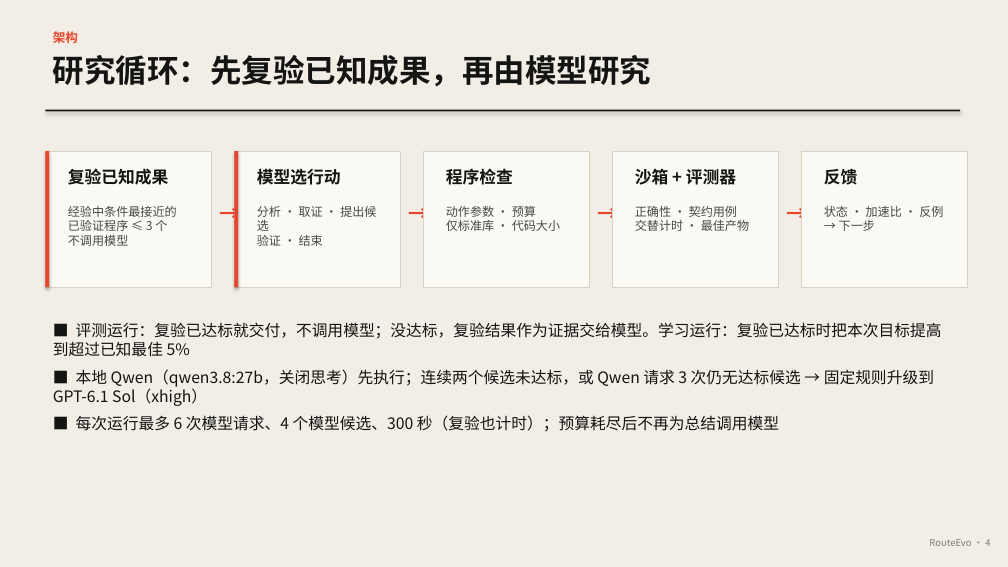
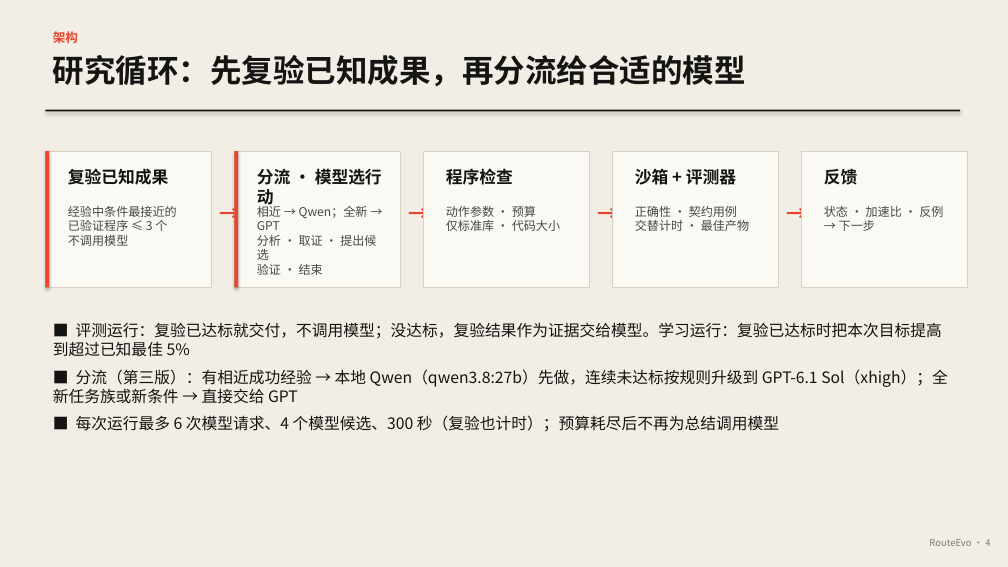
Before and after one commit to bohack-2026-hw/QuotaCrux, a slide deck: slide 4 of docs/RouteEvo.pptx. Drawn at 1008x567 pixels with LibreOffice and Linux fonts; fonts in the diff are those of the drawing. Boxes give left, top, right and bottom in pixels: in the first picture for what was removed or moved away, otherwise in the second. Text is boxed around its words. In the diff, an @@ line names an element or a change of style, - is before the commit and + after.

```diff
--- a/docs/RouteEvo.pptx
+++ b/docs/RouteEvo.pptx
@@ text at box(53, 55, 746, 86): text changed @@
-研究循环：先复验已知成果，再由模型研究
+研究循环：先复验已知成果，再分流给合适的模型
@@ text at box(257, 169, 382, 208): text changed @@
-模型选行动
+分流 · 模型选行动
@@ text at box(257, 203, 368, 230): paragraph added @@
+相近 → Qwen；全新 → GPT
@@ text at box(53, 369, 948, 404): text changed @@
-■ 本地 Qwen（qwen3.8:27b，关闭思考）先执行；连续两个候选未达标，或 Qwen 请求 3 次仍无达标候选 → 固定规则升级到 GPT-6.1 Sol（xhigh）
+■ 分流（第三版）：有相近成功经验 → 本地 Qwen（qwen3.8:27b）先做，连续未达标按规则升级到 GPT-6.1 Sol（xhigh）；全新任务族或新条件 → 直接交给 GPT
```
Also in this commit, not shown: 9 other slides changed, 4 slides added, 8 other files.
